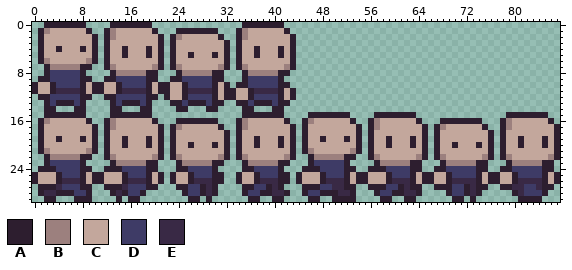
Two versions of one sprite sheet, data/imgs/animations/side.png. The picture above is the old version.
The file is 88x30 pixels.
Palette (. is transparent): A #2d1e2f  B #9c807e  C #c3a79c  D #3e3b66  E #392945
Once edited:
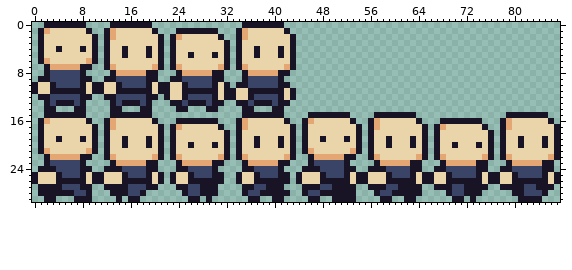
Diff:
colour A: #2d1e2f -> #181425
colour B: #9c807e -> #e4a672
colour C: #c3a79c -> #ead4aa
colour D: #3e3b66 -> #3a4466
y 11: x 4..7 EEEE -> AAAA; x 15..18 EEEE -> AAAA; x 26..29 EEEE -> AAAA; x 37..40 EEEE -> AAAA
y 26: x 5..7 EEE -> AAA; x 16..18 EEE -> AAA; x 27..29 EEE -> AAA; x 38..40 EEE -> AAA; x 49..51 EEE -> AAA; x 60..62 EEE -> AAA; x 70..73 EEEE -> AAAA; x 81..84 EEEE -> AAAA
y 27: x 4 E -> A; x 15 E -> A; x 29 E -> A; x 40 E -> A; x 50..51 EE -> AA; x 62 E -> A; x 73 E -> A; x 80..81 EE -> AA; x 84 E -> A
y 28: x 2..3 EE -> AA; x 14 E -> A; x 29 E -> A; x 40..41 EE -> AA; x 51..52 EE -> AA; x 62..63 EE -> AA; x 73 E -> A; x 81 E -> A
